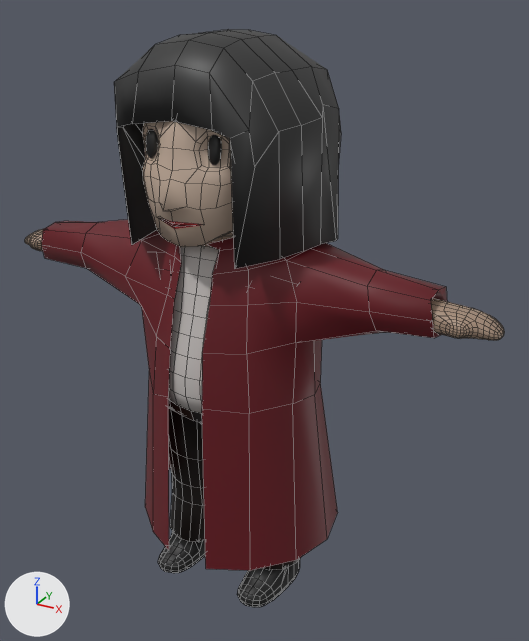
Before and after pictures for a commit that changed the FBX model game/characters/player/models/f/mc girl-fbx.fbx.
One viewpoint serves both versions: a 50 mm camera at (2.05, -3.41, 0.31) aimed at (0.17, 0.0, -1.39). Arrows for +X, +Y and +Z are at lower left; the lights stay in place. Mesh edges are drawn as thin lines on the coarser meshes. Where no turn or scale is listed for an object, it has been applied to the vertices.

Objects in the first picture: 'body', 'dress', 'hair', 'head'.
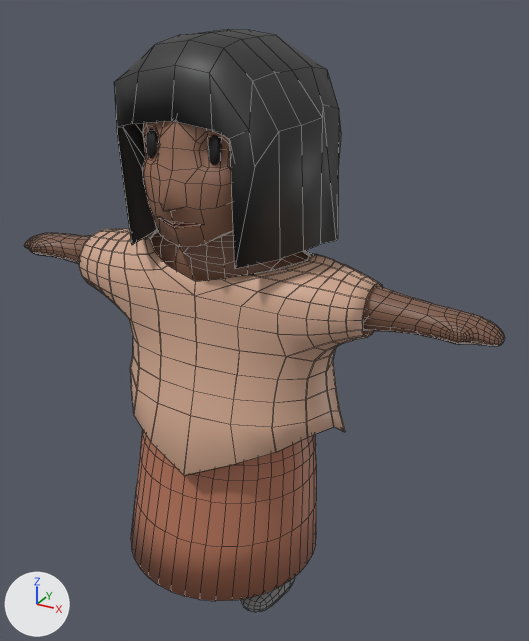
The change, as a diff of the scene's bpy script:
```diff
--- a/game/characters/player/models/f/mc girl-fbx.fbx.py
+++ b/game/characters/player/models/f/mc girl-fbx.fbx.py
@@ mat_skintone_002 @@
 mat_skintone_002 = principled_material('skintone.002')
-mat_skintone_002.base_color = (0.517, 0.393, 0.308)  # beige #bea897
+mat_skintone_002.base_color = (0.319, 0.155, 0.0972)  # brown #996e58
@@ mat_shoes_001 @@
+mat_shoes_001 = principled_material('shoes.001')
+mat_shoes_001.base_color = (0.274, 0.274, 0.274)  # grey #8f8f8f
@@ mat_shirt @@
+mat_shirt = principled_material('shirt')
+mat_shirt.base_color = (0.57, 0.388, 0.325)  # beige #c7a79a
@@ mat_skintone_001 @@
+mat_skintone_001 = principled_material('skintone.001')
+mat_skintone_001.base_color = (0.22, 0.109, 0.0688)  # brown #815d4a
@@ mat_material_005 @@
+mat_material_005 = principled_material('Material.005')
+mat_material_005.base_color = (0.65, 0.396, 0.279)  # beige #d3a990
@@ mat_material @@
+mat_material = principled_material('Material')
+mat_material.base_color = (0.448, 0.169, 0.0997)  # orange #b37259
@@ me_cube_002 @@
 # used by ob_body; location = (0.005, -0.11, -0.683)
-me_cube_002.from_pydata(...)  # 1632 vertices, 1630 faces; spans x -1.51..1.52, y -0.45..0.46, z -2.51..0.21
-me_cube_002.materials.append(mat_material_004)  # light grey #c3bebb
-me_cube_002.materials.append(mat_belt)  # black #3b3b3b
-me_cube_002.materials.append(mat_belt2)  # brown #4e3929
-me_cube_002.materials.append(mat_material_008)  # grey #8b8b8b
+me_cube_002.from_pydata(...)  # 1581 vertices, 1574 faces; spans x -1.51..1.52, y -0.32..0.35, z -2.5..0.21
+# me_cube_002 part 1: 752 vertices moved from x -0.65..0.65, y -0.42..0.45, z -2.51..-0.13 to x -0.63..0.64, y -0.32..0.35, z -2.5..-0.13; 137 vertices removed from x -0.59..0.56, y -0.45..0.46, z -2.49..-0.14; 86 vertices added at x -0.51..0.5, y -0.31..0.33, z -2.48..-0.18
+# me_cube_002 part 2: 570 faces spanning x -1.51..1.52, y -0.22..0.29, z -1.57..0.21 switch from mat_material_002 (beige #a58c79) to mat_skintone_001 (brown #815d4a)
+# me_cube_002 part 3: 137 faces spanning x -0.5..0.5, y -0.19..0.32, z -2.34..-1.39 switch from mat_pants (black #1d1009) to mat_skintone_001 (brown #815d4a)
+# me_cube_002 part 4: 226 faces spanning x -0.44..0.44, y -0.32..0.12, z -2.5..-2.31 switch from mat_shoes (black #141414) to mat_shoes_001 (grey #8f8f8f)
+# me_cube_002 part 5: 169 faces spanning x -1.16..1.17, y -0.24..0.3, z -1.44..-0.2 switch from mat_jacket (dark red #61080b) to mat_skintone_001 (brown #815d4a)
+me_cube_002.materials.append(mat_shirt)  # beige #c7a79a
@@ me_cube_002_1 @@
+me_cube_002_1.from_pydata(...)  # 604 vertices, 608 faces; spans x -0.89..0.86, y -0.53..0.66, z -0.71..0.63
+me_cube_002_1.materials.append(mat_material_005)  # beige #d3a990
@@ me_cylinder @@
+me_cylinder.from_pydata(...)  # 560 vertices, 560 faces; spans x -0.607..0.588, y -0.532..0.656, z -0.429..0.649
+me_cylinder.materials.append(mat_material)  # orange #b37259
@@ ob_dress @@
-ob_dress = bpy.data.objects.new('dress', me_cube_003)
-ob_dress.location = (-0.019, -0.12, -1.449)
@@ ob_body @@
 ob_body = bpy.data.objects.new('body', me_cube_002)
-ob_body.location = (0.005, -0.11, -0.683)
+ob_body.location = (0.013, -0.126, -0.706)
@@ ob_cube @@
+ob_cube = bpy.data.objects.new('Cube', me_cube_002_1)
+ob_cube.location = (0.025, -0.178, -1.52)
@@ ob_cylinder @@
+ob_cylinder = bpy.data.objects.new('Cylinder', me_cylinder)
+ob_cylinder.location = (-0.008, -0.261, -2.425)
```

Pixel boxes [x1, y1, x2, y2] of what changed, in the pictures (529 x 641 px; the box of a moved part takes in the faces that stretch with it):
'dress', deleted: before [41, 220, 447, 570]
'Cube', added (beige): after [79, 229, 383, 475]
'Cylinder', added (brown): after [131, 431, 316, 601]
'body', reshaped, moved: before [25, 229, 504, 607]; after [24, 232, 505, 612]
'head', recoloured: [142, 121, 233, 247] in both
part 1 of me_cube_002, moved or reshaped: before [158, 241, 219, 571]; after [151, 232, 309, 282]
part 2 of me_cube_002, recoloured: before [25, 229, 504, 340]; after [24, 232, 505, 346]
part 3 of me_cube_002, recoloured (black): before [168, 408, 301, 570]
part 4 of me_cube_002, recoloured: before [159, 536, 300, 607]; after [241, 577, 295, 612]
part 5 of me_cube_002, recoloured (brown): after [60, 235, 432, 335]
